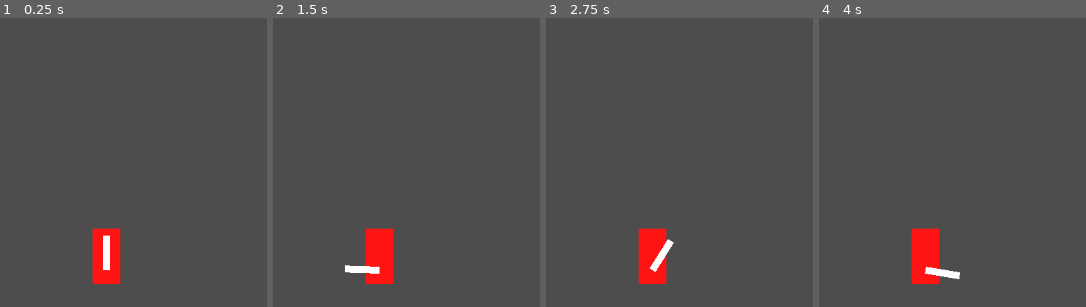
Above: before the commit, frames 1-4 (left to right).
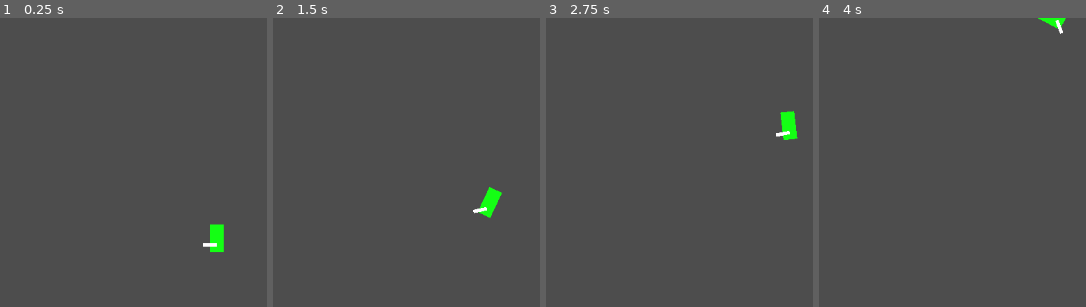
Above: after the commit, the same moments.

Repository: Denomycor/piratesoftware-16
Game: Godot game, scene res://arena.tscn
Same seed, same stepped clock (60 frames per second), same inputs: the game is played once before the commit and once after it.
Inputs (mouse positions are in pixels of both pictures, inside the frame that each line leads up to):
- Up to frame 1 (0.25 s): no input
- Up to frame 2 (1.5 s): tap Enter at 0.5 s; move the mouse to (outside the picture) at 0.52 s; click (outside the picture) at 0.67 s; tap Space at 1.25 s; move the mouse to (outside the picture) at 1.27 s; click (outside the picture) at 1.42 s
- Up to frame 3 (2.75 s): move the mouse to (732, 145) at 2.02 s; click (732, 145) at 2.17 s
- Up to frame 4 (4 s): move the mouse to (outside the picture) at 2.77 s; click (outside the picture) at 2.92 s; move the mouse to (outside the picture) at 3.52 s; click (outside the picture) at 3.67 s

The runs differ from the first frame. In frame 1, 2.6% of the frame differs, in the area x 34-84%, y 71-93%; in frame 2, 2.8%, in the area x 26-86%, y 58-93%; in frame 3, 2.7%; in frame 4, 2.6%.

Commit message:
physics car good result

Diff:
--- a/arena.tscn
+++ b/arena.tscn
@@ -1,9 +1,22 @@
-[gd_scene load_steps=2 format=3 uid="uid://b6iibn0ws4g3v"]
+[gd_scene load_steps=3 format=3 uid="uid://b6iibn0ws4g3v"]
 
-[ext_resource type="PackedScene" uid="uid://ct0tohtis203c" path="res://car.tscn" id="1_1uefc"]
+[ext_resource type="PackedScene" uid="uid://drcpxeie725b" path="res://physics_car.tscn" id="2_4b2k8"]
+
+[sub_resource type="RectangleShape2D" id="RectangleShape2D_srfst"]
+size = Vector2(50, 50)
 
 [node name="Arena" type="Node2D"]
 
-[node name="Car" parent="." instance=ExtResource("1_1uefc")]
+[node name="Camera2D" type="Camera2D" parent="."]
 
-[node name="Camera2D" type="Camera2D" parent="."]
+[node name="physics_car" parent="." instance=ExtResource("2_4b2k8")]
+position = Vector2(159, -5)
+motor_strength = 50.0
+drift_friction_strength = 1.0
+
+[node name="StaticBody2D" type="StaticBody2D" parent="."]
+position = Vector2(-310, -38.8372)
+
+[node name="CollisionShape2D" type="CollisionShape2D" parent="StaticBody2D"]
+position = Vector2(188, 37.8372)
+shape = SubResource("RectangleShape2D_srfst")
--- a/car.gd
+++ b/car.gd
@@ -1,12 +1,17 @@
 class_name Car extends CharacterBody2D
 
 @export var speed: float = 20
+@export var weapon: Weapon
 var target_velocity: Vector2
 var angular_speed: float
 
-func _physics_process(_delta):
+func _ready():
+	weapon.fired.connect(apply_impulse)
+
+func _physics_process(delta: float):
 	target_velocity = speed * get_forward_direction()
 	move_and_slide()
+	apply_rotation(delta)
 
 func get_forward_direction() -> Vector2:
 	return (to_global(Vector2.UP) - to_global(Vector2.ZERO))
@@ -17,3 +22,6 @@
 
 	velocity += parallel_component * get_forward_direction()
 	angular_speed -= perpendicular_component
+
+func apply_rotation(delta: float):
+	rotate(angular_speed * delta)
--- a/car.tscn
+++ b/car.tscn
@@ -4,18 +4,21 @@
 [ext_resource type="PackedScene" uid="uid://cwf5k547vtn3f" path="res://weapon.tscn" id="2_p6r67"]
 
 [sub_resource type="RectangleShape2D" id="RectangleShape2D_f0wqc"]
-size = Vector2(40, 80)
+size = Vector2(20, 40)
 
-[node name="Car" type="CharacterBody2D"]
+[node name="Car" type="CharacterBody2D" node_paths=PackedStringArray("weapon")]
 script = ExtResource("1_gjsga")
+weapon = NodePath("Weapon")
 
 [node name="Polygon2D" type="Polygon2D" parent="."]
+position = Vector2(0, 10)
 color = Color(1, 0.0784314, 0.0784314, 1)
-polygon = PackedVector2Array(-20, -20, -20, 60, 20, 60, 20, -20)
+polygon = PackedVector2Array(-10, -20, -10, 20, 10, 20, 10, -20)
 
 [node name="Weapon" parent="." instance=ExtResource("2_p6r67")]
-position = Vector2(0, 40)
+position = Vector2(0, 20)
+strength = 10.0
 
 [node name="CollisionShape2D" type="CollisionShape2D" parent="."]
-position = Vector2(0, 20)
+position = Vector2(0, 10)
 shape = SubResource("RectangleShape2D_f0wqc")
--- /dev/null
+++ b/physics_car.gd
@@ -0,0 +1,24 @@
+class_name PhysicsCar extends RigidBody2D
+
+@export var motor_strength: float
+@export var drift_friction_strength: float
+@export var weapon: Weapon
+
+func _ready():
+	weapon.fired.connect(func(impulse:Vector2):
+		var perpendicular_component := get_forward_direction().rotated(-PI/2).dot(impulse)
+		var parallel_component := get_forward_direction().dot(impulse)
+		apply_central_impulse(parallel_component * get_forward_direction()/80)
+		apply_torque_impulse((perpendicular_component)*1.5)
+	)
+
+func get_forward_direction() -> Vector2:
+	return (to_global(Vector2.UP) - to_global(Vector2.ZERO))
+
+func _physics_process(_delta):
+	apply_central_force(get_forward_direction()*motor_strength)
+	apply_drift_friction()
+
+func apply_drift_friction():
+	var perpendicular_component := get_forward_direction().rotated(-PI/2).dot(linear_velocity)
+	apply_central_force(-get_forward_direction().rotated(-PI/2) * perpendicular_component * drift_friction_strength)
--- /dev/null
+++ b/physics_car.tscn
@@ -0,0 +1,32 @@
+[gd_scene load_steps=5 format=3 uid="uid://drcpxeie725b"]
+
+[ext_resource type="Script" path="res://physics_car.gd" id="1_nqiho"]
+[ext_resource type="PackedScene" uid="uid://cwf5k547vtn3f" path="res://weapon.tscn" id="1_uckfq"]
+
+[sub_resource type="PhysicsMaterial" id="PhysicsMaterial_kt83k"]
+friction = 0.8
+bounce = 0.1
+
+[sub_resource type="RectangleShape2D" id="RectangleShape2D_chw5h"]
+size = Vector2(20, 40)
+
+[node name="physics_car" type="RigidBody2D" node_paths=PackedStringArray("weapon")]
+physics_material_override = SubResource("PhysicsMaterial_kt83k")
+gravity_scale = 0.0
+center_of_mass_mode = 1
+center_of_mass = Vector2(0, -10)
+script = ExtResource("1_nqiho")
+motor_strength = 200.0
+weapon = NodePath("Weapon")
+
+[node name="CollisionShape2D" type="CollisionShape2D" parent="."]
+shape = SubResource("RectangleShape2D_chw5h")
+
+[node name="Polygon2D" type="Polygon2D" parent="."]
+position = Vector2(0, -10)
+color = Color(0.0784314, 1, 0.0784314, 1)
+polygon = PackedVector2Array(-10, -10, 10, -10, 10, 30, -10, 30)
+
+[node name="Weapon" parent="." instance=ExtResource("1_uckfq")]
+position = Vector2(0, 10)
+strength = 80.0
--- a/weapon.gd
+++ b/weapon.gd
@@ -1,7 +1,18 @@
-extends Node2D
+class_name Weapon extends Node2D
+
+@export var strength: float
+signal fired(impulse: Vector2)
 
 func _physics_process(_delta):
 	rotate_to_mouse()
 
 func rotate_to_mouse() -> void:
 	look_at(get_global_mouse_position())
+
+func get_mouse_direction() -> Vector2:
+	return (get_global_mouse_position() - global_position).normalized()
+
+func _input(event):
+	if event is InputEventMouseButton:
+		print("pressed")
+		fired.emit(-get_mouse_direction()*strength)
--- a/weapon.tscn
+++ b/weapon.tscn
@@ -6,4 +6,4 @@
 script = ExtResource("1_1blat")
 
 [node name="Polygon2D" type="Polygon2D" parent="."]
-polygon = PackedVector2Array(0, -5, 50, -5, 50, 5, 0, 5)
+polygon = PackedVector2Array(0, -2.5, 20, -2.5, 20, 2.5, 0, 2.5)
